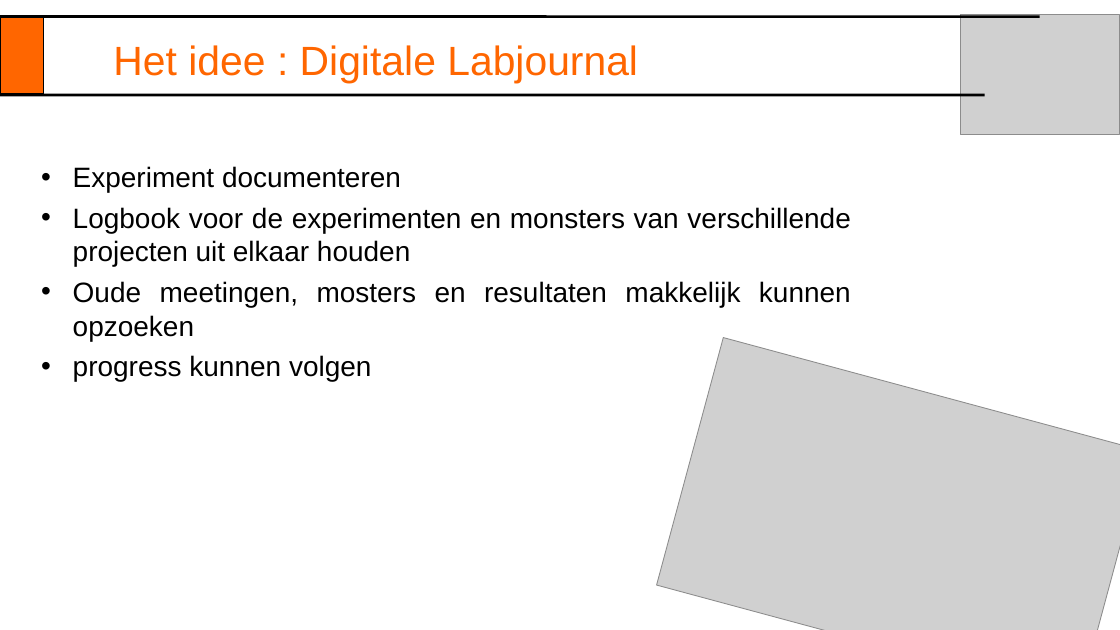
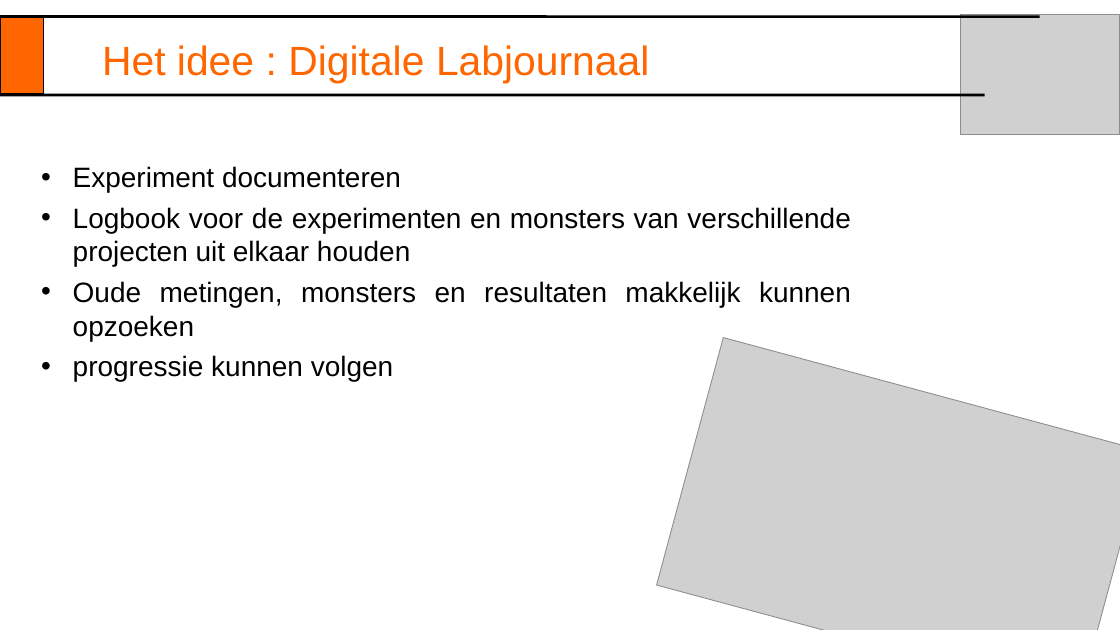
Before and after one commit to orsi1917/LabJournal, a slide deck: slide 2 of Labjournal4.ppt. Drawn at 1120x630 pixels with LibreOffice and Linux fonts; fonts in the diff are those of the drawing; grey boxes stand for pictures. Boxes give left, top, right and bottom in pixels: in the first picture for what was removed or moved away, otherwise in the second. Text is boxed around its words. In the diff, an @@ line names an element or a change of style, - is before the commit and + after.

```diff
--- a/Labjournal4.ppt
+++ b/Labjournal4.ppt
@@ title at [102, 45, 649, 83]: text changed @@
-Het idee : Digitale Labjournal
+Het idee : Digitale Labjournaal
@@ text at [73, 281, 851, 381]: text changed @@
-• Oude meetingen, mosters en resultaten makkelijk kunnen opzoeken
-• progress kunnen volgen
+• Oude metingen, monsters en resultaten makkelijk kunnen opzoeken
+• progressie kunnen volgen
```
Also in this commit, not shown: 5 other slides changed, 4 slides added, 4 slides removed.
